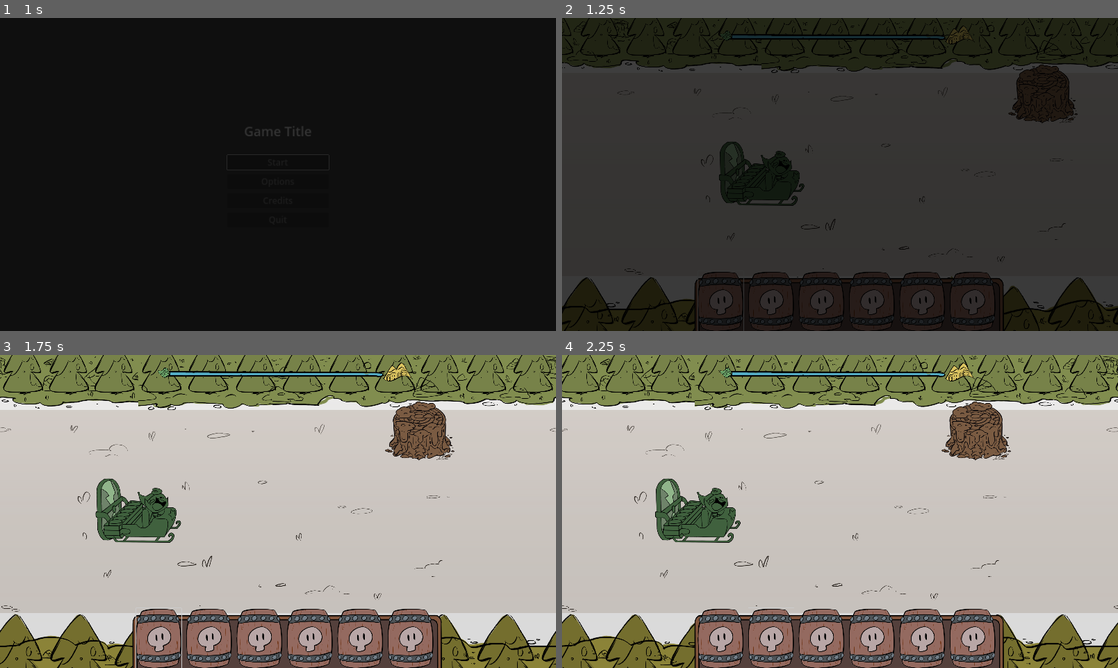
Above: before the commit, frames 1-4 (two rows, left to right).
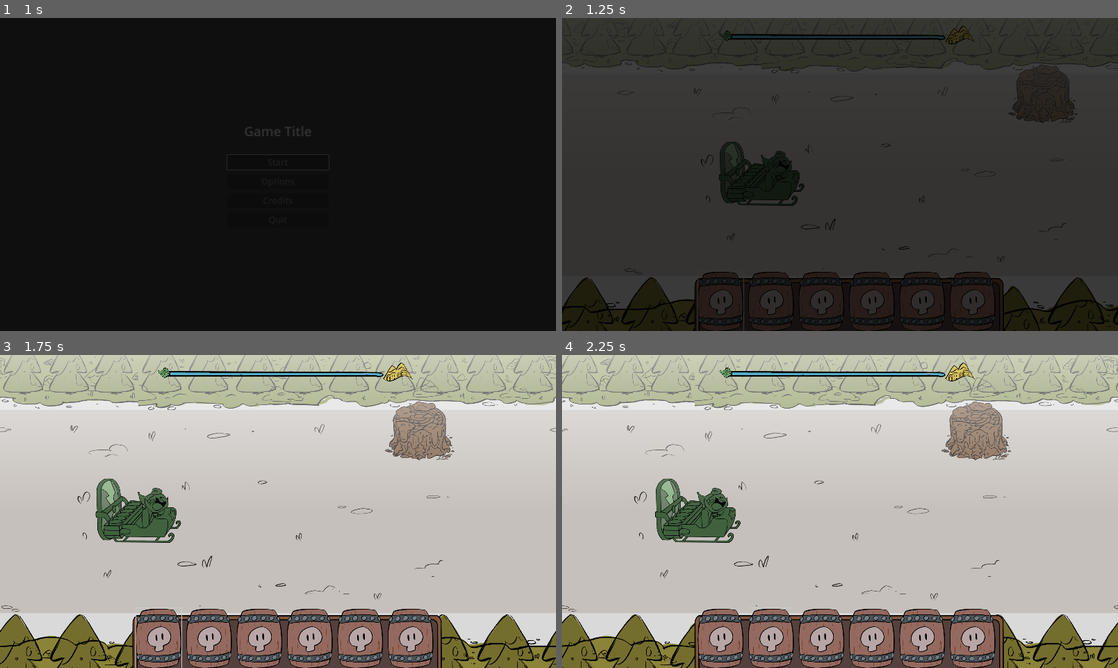
Above: after the commit, the same moments.

Repository: hsandt/ld53
Game: Godot game, scene res://scenes/main_menu_scene.tscn
The game is run twice, just before and just after one commit, with the same random seed, the same clock (stepped at 60 frames per second) and the same inputs.
Inputs (mouse positions are in pixels of both pictures, inside the frame that each line leads up to):
- Up to frame 1 (1 s): tap Enter (ui_accept) at 0.5, 0.77 s; move the mouse to (400, 158) at 0.52 s; hold Right (ui_right) from 0.53 s (still down); hold M (app_next_resolution) from 0.53 s (still down); click (400, 158) at 0.67 s
- Up to frame 2 (1.25 s): keep holding Right (ui_right); keep holding M (app_next_resolution)
- Up to frame 3 (1.75 s): release Right (ui_right) at 1.25 s; release M (app_next_resolution) at 1.25 s; drag from (166, 527) to (483, 430) at 1.27 s
- Up to frame 4 (2.25 s): move the mouse to (895, 442) at 2.02 s; hold Right (ui_right) from 2.03 s (still down); hold M (app_next_resolution) from 2.03 s (still down)

Frame 1 is identical in both runs. In frame 2, 8.3% of the frame differs, in the area x 0-100%, y 0-20%; in frame 3, 16%; in frame 4, 16%, in the area x 0-100%, y 0-82%.

Commit message:
[Performance] Scaled Road sprite down to 1080p to spare 10 FPS as big sprite shown on screen + replace gradient sprite with shader
applied to TextureRect over the whole screen (but truly operates on limited range set via shader parameters)

On Mobile renderer, this increases ingame FPS from 30 to 48

Diff:
--- /dev/null
+++ b/materials/gradient_material.tres
@@ -0,0 +1,9 @@
+[gd_resource type="ShaderMaterial" load_steps=2 format=3 uid="uid://bxigukpv2ox41"]
+
+[ext_resource type="Shader" path="res://shaders/gradient.gdshader" id="1_x08o6"]
+
+[resource]
+shader = ExtResource("1_x08o6")
+shader_parameter/gradient_max_value = 0.6
+shader_parameter/gradient_max_v = 0.5
+shader_parameter/gradient_color = Color(1, 1, 1, 1)
--- a/prefabs/ingame/map_1.tscn
+++ b/prefabs/ingame/map_1.tscn
@@ -27,9 +27,9 @@
 [ext_resource type="PackedScene" uid="uid://cgal80fcmkp72" path="res://prefabs/ingame/level_blocks/2) medium/m_2_3.tscn" id="25_aoatp"]
 [ext_resource type="PackedScene" uid="uid://blageq74jsfsd" path="res://prefabs/ingame/level_blocks/3) hard/h_1_1_var.tscn" id="26_nexul"]
 [ext_resource type="PackedScene" uid="uid://b2xpo7mkhnn70" path="res://prefabs/ingame/level_blocks/3) hard/h_3_1.tscn" id="27_86fd3"]
-[ext_resource type="Texture2D" uid="uid://bqxetcmk3o7fd" path="res://sprites/bg/BG_Road.PNG" id="28_hjsoh"]
-[ext_resource type="Texture2D" uid="uid://cw4jfyrulfmd3" path="res://sprites/bg/BG_Gradient.PNG" id="29_yl3ek"]
+[ext_resource type="Texture2D" uid="uid://dhe6mdl6q78lm" path="res://sprites/bg/BG_Road_1080p.png" id="28_cdfff"]
 [ext_resource type="Texture2D" uid="uid://bwwvc3lhn1t6m" path="res://sprites/bg/BG_Top.PNG" id="30_ffs6n"]
+[ext_resource type="Material" uid="uid://bxigukpv2ox41" path="res://materials/gradient_material.tres" id="31_1r4mq"]
 [ext_resource type="Texture2D" uid="uid://dg3ew6ye7cij4" path="res://sprites/bg/BG_Bottom.PNG" id="31_d78n8"]
 
 [node name="Map1" instance=ExtResource("1_p1joc")]
@@ -347,25 +347,17 @@
 metadata/_edit_lock_ = true
 
 [node name="Floor Full Road Texture" type="Sprite2D" parent="ParallaxBackground/ParallaxLayer Floor/Offset" index="1"]
-modulate = Color(0.541176, 0.454902, 0.176471, 1)
 z_index = -1
-scale = Vector2(0.5, 0.5)
-texture = ExtResource("28_hjsoh")
-metadata/_edit_lock_ = true
-
-[node name="Gradient" type="Sprite2D" parent="ParallaxBackground/ParallaxLayer Floor/Offset" index="2"]
-z_index = -1
-scale = Vector2(0.5, 0.5)
-texture = ExtResource("29_yl3ek")
-metadata/_edit_lock_ = true
-
-[node name="Floor Playable Area Hint" type="Sprite2D" parent="ParallaxBackground/ParallaxLayer Floor/Offset" index="3"]
+texture = ExtResource("28_cdfff")
+metadata/_edit_lock_ = true
+
+[node name="Floor Playable Area Hint" type="Sprite2D" parent="ParallaxBackground/ParallaxLayer Floor/Offset" index="2"]
 modulate = Color(0.392157, 0.258824, 0.145098, 0.168627)
 scale = Vector2(1920, 700)
 texture = ExtResource("5_1yeif")
 metadata/_edit_lock_ = true
 
-[node name="Trees Top" type="Sprite2D" parent="ParallaxBackground/ParallaxLayer Floor/Offset" index="4"]
+[node name="Trees Top" type="Sprite2D" parent="ParallaxBackground/ParallaxLayer Floor/Offset" index="3"]
 modulate = Color(0.607843, 0.662745, 0.372549, 1)
 position = Vector2(0, -427)
 scale = Vector2(0.5, 0.5)
@@ -386,3 +378,15 @@
 
 [node name="CollisionShape2D" parent="GoalArea2D" index="0"]
 position = Vector2(0, 0)
+
+[node name="ScreenOverlayCanvasLayer" type="CanvasLayer" parent="." index="4"]
+layer = 3
+
+[node name="GradientTextureRect" type="TextureRect" parent="ScreenOverlayCanvasLayer" index="0"]
+material = ExtResource("31_1r4mq")
+anchors_preset = 15
+anchor_right = 1.0
+anchor_bottom = 1.0
+grow_horizontal = 2
+grow_vertical = 2
+texture = ExtResource("5_1yeif")
--- a/project.godot
+++ b/project.godot
@@ -163,5 +163,5 @@
 
 [rendering]
 
-renderer/rendering_method="mobile"
+renderer/rendering_method="gl_compatibility"
 renderer/rendering_method.mobile="gl_compatibility"
--- a/scenes/test/art_map.tscn
+++ b/scenes/test/art_map.tscn
@@ -6,10 +6,10 @@
 [ext_resource type="PackedScene" uid="uid://b4r6q2xh20e8w" path="res://prefabs/ingame/obstacle_small.tscn" id="4_bkkrl"]
 [ext_resource type="Texture2D" uid="uid://dg3ew6ye7cij4" path="res://sprites/bg/BG_Bottom.PNG" id="5_a63my"]
 [ext_resource type="Texture2D" uid="uid://d0vvv3dcec8mu" path="res://sprites/white_square_1x1.png" id="5_qs5mg"]
-[ext_resource type="Texture2D" uid="uid://bqxetcmk3o7fd" path="res://sprites/bg/BG_Road.PNG" id="6_wum0p"]
-[ext_resource type="Texture2D" uid="uid://cw4jfyrulfmd3" path="res://sprites/bg/BG_Gradient.PNG" id="7_wq48r"]
+[ext_resource type="Texture2D" uid="uid://dhe6mdl6q78lm" path="res://sprites/bg/BG_Road_1080p.png" id="6_rcjvg"]
 [ext_resource type="Texture2D" uid="uid://bwwvc3lhn1t6m" path="res://sprites/bg/BG_Top.PNG" id="8_3gsgp"]
 [ext_resource type="Texture2D" uid="uid://dk7tsog5tghbd" path="res://sprites/ref/ingame_mockup.png" id="10_snsuv"]
+[ext_resource type="Material" uid="uid://bxigukpv2ox41" path="res://materials/gradient_material.tres" id="11_gklsh"]
 
 [node name="ArtMap" instance=ExtResource("1_lbvnc")]
 
@@ -38,20 +38,14 @@
 [node name="Floor Full Road Texture" type="Sprite2D" parent="ParallaxBackground/ParallaxLayer Floor/Offset" index="1"]
 modulate = Color(0.541176, 0.454902, 0.176471, 1)
 z_index = -1
-scale = Vector2(0.5, 0.5)
-texture = ExtResource("6_wum0p")
+texture = ExtResource("6_rcjvg")
 
-[node name="Gradient" type="Sprite2D" parent="ParallaxBackground/ParallaxLayer Floor/Offset" index="2"]
-z_index = -1
-scale = Vector2(0.5, 0.5)
-texture = ExtResource("7_wq48r")
-
-[node name="Floor Playable Area Hint" type="Sprite2D" parent="ParallaxBackground/ParallaxLayer Floor/Offset" index="3"]
+[node name="Floor Playable Area Hint" type="Sprite2D" parent="ParallaxBackground/ParallaxLayer Floor/Offset" index="2"]
 modulate = Color(0.392157, 0.258824, 0.145098, 0.168627)
 scale = Vector2(1920, 700)
 texture = ExtResource("5_qs5mg")
 
-[node name="Trees Top" type="Sprite2D" parent="ParallaxBackground/ParallaxLayer Floor/Offset" index="4"]
+[node name="Trees Top" type="Sprite2D" parent="ParallaxBackground/ParallaxLayer Floor/Offset" index="3"]
 modulate = Color(0.607843, 0.662745, 0.372549, 1)
 position = Vector2(0, -427)
 scale = Vector2(0.5, 0.5)
@@ -76,3 +70,15 @@
 modulate = Color(1, 1, 1, 0.388235)
 position = Vector2(953, 0)
 texture = ExtResource("10_snsuv")
+
+[node name="ScreenOverlayCanvasLayer" type="CanvasLayer" parent="." index="5"]
+layer = 3
+
+[node name="GradientTextureRect" type="TextureRect" parent="ScreenOverlayCanvasLayer" index="0"]
+material = ExtResource("11_gklsh")
+anchors_preset = 15
+anchor_right = 1.0
+anchor_bottom = 1.0
+grow_horizontal = 2
+grow_vertical = 2
+texture = ExtResource("5_qs5mg")
--- /dev/null
+++ b/shaders/gradient.gdshader
@@ -0,0 +1,15 @@
+shader_type canvas_item;
+
+uniform sampler2D screen_texture : hint_screen_texture, filter_linear_mipmap;
+
+// Gradient max (and start) value
+uniform float gradient_max_value = 1.0;
+// UV's V value where gradient stops
+uniform float gradient_max_v = 1.0;
+// Gradient color
+uniform vec3 gradient_color : source_color = vec3(1.0, 1.0, 1.0);
+
+void fragment() {
+	float gradient_level = gradient_max_value * max(0.0, 1.0 - SCREEN_UV.y / gradient_max_v);
+	COLOR = vec4(gradient_color, gradient_level);
+}
Binary file removed: sprites/bg/BG_Gradient.PNG
Binary file removed: sprites/bg/BG_Road.PNG
Not shown, removed: sprites/bg/BG_Road.PNG.import
Binary file added: sprites/bg/BG_Road_1080p.png
Not shown, changed: sprites/bg/BG_Road_1080p.png.import
